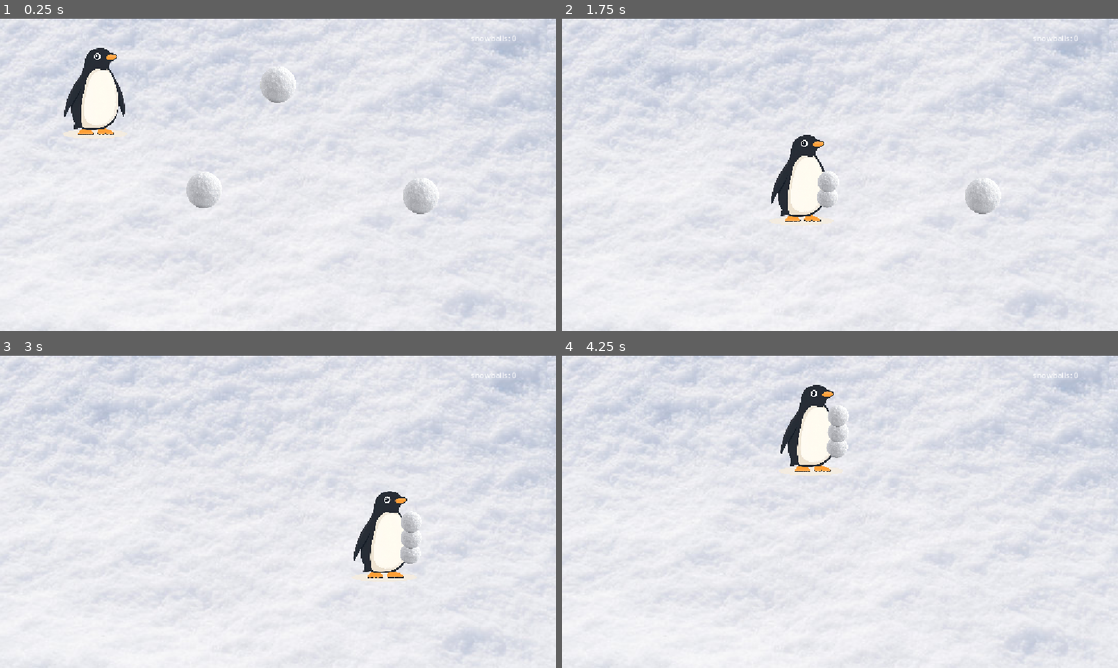
Above: before the commit, frames 1-4 (two rows, left to right).
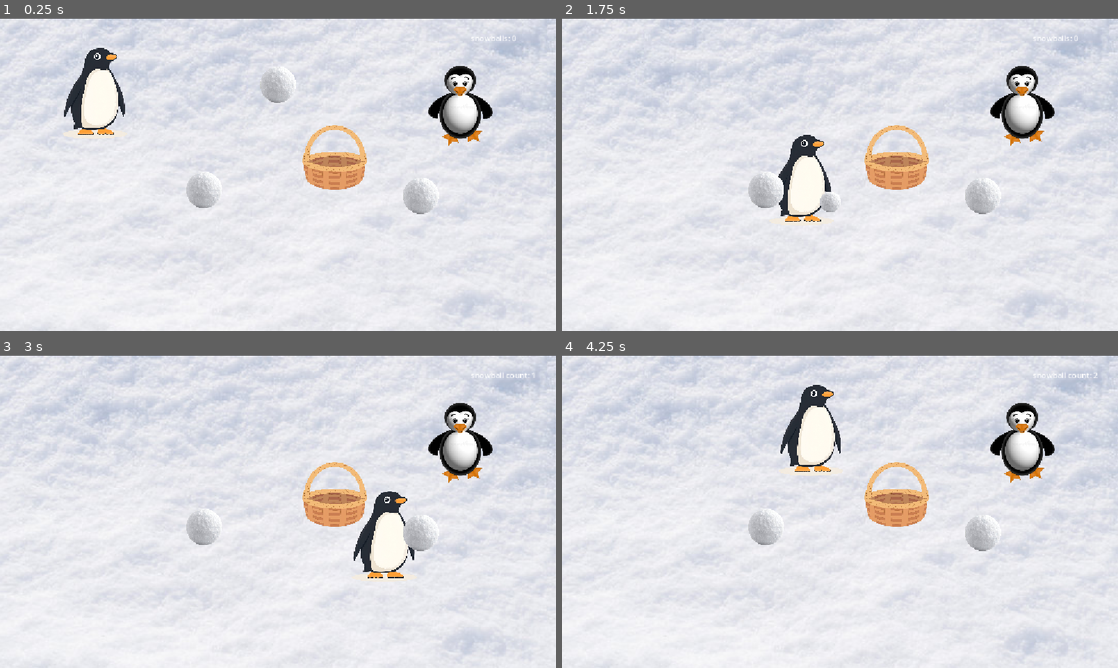
Above: after the commit, the same moments.

Repository: spaniker/snowglobe
Game: Godot game, scene res://main.tscn
The game is run twice, just before and just after one commit, with the same random seed, the same clock (stepped at 60 frames per second) and the same inputs.
Inputs:
- Up to frame 1 (0.25 s): no input
- Up to frame 2 (1.75 s): tap Enter at 0.5 s; hold Right (ui_right) 0.53-1.28 s; hold Down (ui_down) from 1.28 s (still down)
- Up to frame 3 (3 s): release Down (ui_down) at 2.03 s; hold Right (ui_right) 2.03-2.78 s; hold Up (ui_up) from 2.78 s (still down)
- Up to frame 4 (4.25 s): release Up (ui_up) at 3.53 s; hold Left (ui_left) from 3.53 s (still down)

The runs differ from the first frame. In frame 1, 2.9% of the frame differs, in the area x 54-89%, y 15-55%; in frame 2, 3.6%; in frame 3, 3.8%; in frame 4, 4.1%, in the area x 33-97%, y 5-63%.

Commit message:
Emergency folder something + add proj files
2 player no throwing

Diff:
--- /dev/null
+++ b/EMERGENCY/icon.svg
@@ -0,0 +1 @@
+<svg xmlns="http://www.w3.org/2000/svg" width="128" height="128"><rect width="124" height="124" x="2" y="2" fill="#363d52" stroke="#212532" stroke-width="4" rx="14"/><g fill="#fff" transform="translate(12.322 12.322)scale(.101)"><path d="M105 673v33q407 354 814 0v-33z"/><path fill="#478cbf" d="m105 673 152 14q12 1 15 14l4 67 132 10 8-61q2-11 15-15h162q13 4 15 15l8 61 132-10 4-67q3-13 15-14l152-14V427q30-39 56-81-35-59-83-108-43 20-82 47-40-37-88-64 7-51 8-102-59-28-123-42-26 43-46 89-49-7-98 0-20-46-46-89-64 14-123 42 1 51 8 102-48 27-88 64-39-27-82-47-48 49-83 108 26 42 56 81zm0 33v39c0 276 813 276 814 0v-39l-134 12-5 69q-2 10-14 13l-162 11q-12 0-16-11l-10-65H446l-10 65q-4 11-16 11l-162-11q-12-3-14-13l-5-69z"/><path d="M483 600c0 34 58 34 58 0v-86c0-34-58-34-58 0z"/><circle cx="725" cy="526" r="90"/><circle cx="299" cy="526" r="90"/></g><g fill="#414042" transform="translate(12.322 12.322)scale(.101)"><circle cx="307" cy="532" r="60"/><circle cx="717" cy="532" r="60"/></g></svg>
--- /dev/null
+++ b/EMERGENCY/main.tscn
@@ -0,0 +1,88 @@
+[gd_scene format=3 uid="uid://c8b2wnsc2cwoe"]
+
+[ext_resource type="Script" uid="uid://c08f0w5fg563f" path="res://player.gd" id="1_0xm2m"]
+[ext_resource type="Texture2D" uid="uid://p33ytvr6m1ke" path="res://snowBackground.jpg" id="1_7mycd"]
+[ext_resource type="Texture2D" uid="uid://dc6nj7wk1br1i" path="res://penguin.webp" id="1_ig7tw"]
+[ext_resource type="Texture2D" uid="uid://b87qfuwe6ykr2" path="res://snowball.png" id="3_h2yge"]
+[ext_resource type="PackedScene" uid="uid://ckihe2dax3rjm" path="res://snowball.tscn" id="4_1bvp3"]
+
+[sub_resource type="CapsuleShape2D" id="CapsuleShape2D_1bvp3"]
+radius = 73.0
+height = 445.83447
+
+[node name="Node2D" type="Node2D" unique_id=2110419258]
+
+[node name="Sprite2D" type="Sprite2D" parent="." unique_id=724129610]
+position = Vector2(578.5, 343.5)
+scale = Vector2(2.15, 1.8972223)
+texture = ExtResource("1_7mycd")
+
+[node name="Player" type="CharacterBody2D" parent="." unique_id=959422412]
+position = Vector2(-230, -82)
+script = ExtResource("1_0xm2m")
+
+[node name="Sprite2D" type="Sprite2D" parent="Player" unique_id=714545535]
+position = Vector2(432.00006, 234)
+scale = Vector2(0.244, 0.25)
+texture = ExtResource("1_ig7tw")
+
+[node name="PickupArea" type="Area2D" parent="Player" unique_id=1639901760 groups=["snowball"]]
+position = Vector2(-1, -2)
+
+[node name="CollisionShape2D" type="CollisionShape2D" parent="Player/PickupArea" unique_id=691489953]
+position = Vector2(431, 240)
+scale = Vector2(1, -0.47999883)
+shape = SubResource("CapsuleShape2D_1bvp3")
+
+[node name="SnowballOne" type="Sprite2D" parent="Player" unique_id=1320167316]
+visible = false
+position = Vector2(486, 283)
+scale = Vector2(0.1, 0.1)
+texture = ExtResource("3_h2yge")
+
+[node name="SnowballTwo" type="Sprite2D" parent="Player" unique_id=1507512641]
+visible = false
+position = Vector2(479.99997, 272.99997)
+scale = Vector2(0.1, 0.1)
+texture = ExtResource("3_h2yge")
+
+[node name="SnowballTwo" type="Sprite2D" parent="Player/SnowballTwo" unique_id=1844535936]
+position = Vector2(20.000336, -319.9997)
+scale = Vector2(1, 1.02)
+texture = ExtResource("3_h2yge")
+
+[node name="SnowballThree" type="Sprite2D" parent="Player" unique_id=290720126]
+visible = false
+position = Vector2(479.99997, 272.99997)
+scale = Vector2(0.1, 0.1)
+texture = ExtResource("3_h2yge")
+
+[node name="SnowballTwo" type="Sprite2D" parent="Player/SnowballThree" unique_id=959197155]
+position = Vector2(20.000336, -319.9997)
+scale = Vector2(1, 1.02)
+texture = ExtResource("3_h2yge")
+
+[node name="SnowballTwo" type="Sprite2D" parent="Player/SnowballThree/SnowballTwo" unique_id=1252766547]
+position = Vector2(3.2424927e-05, -323.52942)
+scale = Vector2(1, 1.02)
+texture = ExtResource("3_h2yge")
+
+[node name="CanvasLayer" type="CanvasLayer" parent="Player" unique_id=1669607031]
+
+[node name="SnowballCountDisplay" type="Label" parent="Player/CanvasLayer" unique_id=676164038]
+offset_left = 975.0
+offset_top = 30.0
+offset_right = 1070.0
+offset_bottom = 53.0
+text = "snowballs: 0"
+
+[node name="Snowball" parent="." unique_id=1933276526 instance=ExtResource("4_1bvp3")]
+position = Vector2(-1149, -120)
+
+[node name="Snowball2" parent="." unique_id=1083809803 instance=ExtResource("4_1bvp3")]
+position = Vector2(-853, 110)
+
+[node name="Snowball3" parent="." unique_id=325336188 instance=ExtResource("4_1bvp3")]
+position = Vector2(-1302, 98)
+
+[connection signal="area_entered" from="Player/PickupArea" to="Player" method="_on_pickup_area_area_entered"]
--- /dev/null
+++ b/EMERGENCY/new_script.gd
@@ -0,0 +1 @@
+extends Node
--- /dev/null
+++ b/EMERGENCY/player.gd
@@ -0,0 +1,26 @@
+extends CharacterBody2D
+
+var snowball_count = 0
+
+func _physics_process(delta):
+	var input_direction = Input.get_vector("ui_left", "ui_right", "ui_up", "ui_down");
+	velocity = input_direction*400
+	move_and_slide()
+
+
+func _on_pickup_area_area_entered(area: Area2D) -> void:
+	if area.is_in_group("snowball") and snowball_count == 0:
+		area.queue_free()
+		snowball_count +=1
+		$SnowballOne.visible = true
+	elif area.is_in_group("snowball") and snowball_count == 1:
+		area.queue_free()
+		$SnowballOne.visible = false
+		$SnowballTwo.visible = true
+		snowball_count +=1
+	elif area.is_in_group("snowball") and snowball_count == 2:
+		area.queue_free()
+		$SnowballOne.visible = false
+		$SnowballTwo.visible = false
+		$SnowballThree.visible = true
+		snowball_count +=1
--- /dev/null
+++ b/EMERGENCY/project.godot
@@ -0,0 +1,35 @@
+; Engine configuration file.
+; It's best edited using the editor UI and not directly,
+; since the parameters that go here are not all obvious.
+;
+; Format:
+;   [section] ; section goes between []
+;   param=value ; assign values to parameters
+
+config_version=5
+
+[application]
+
+config/name="freeze2"
+run/main_scene="uid://c8b2wnsc2cwoe"
+config/features=PackedStringArray("4.7", "Forward Plus")
+config/icon="res://icon.svg"
+
+[display]
+
+window/stretch/mode="canvas_items"
+window/stretch/aspect="expand"
+
+[global_group]
+
+snowball=""
+basket=""
+
+[physics]
+
+3d/physics_engine="Jolt Physics"
+
+[rendering]
+
+rendering_device/driver.windows="d3d12"
+renderer/rendering_method="gl_compatibility"
--- /dev/null
+++ b/EMERGENCY/snowball.tscn
@@ -0,0 +1,18 @@
+[gd_scene format=3 uid="uid://ckihe2dax3rjm"]
+
+[ext_resource type="Texture2D" uid="uid://b87qfuwe6ykr2" path="res://snowball.png" id="1_srvs4"]
+
+[sub_resource type="CircleShape2D" id="CircleShape2D_b1g8g"]
+radius = 144.88617
+
+[node name="Snowball" type="Area2D" unique_id=1933276526 groups=["snowball"]]
+
+[node name="Sprite2D" type="Sprite2D" parent="." unique_id=1521423600]
+position = Vector2(1725.0001, 258.00003)
+scale = Vector2(0.1706674, 0.1747419)
+texture = ExtResource("1_srvs4")
+
+[node name="CollisionShape2D" type="CollisionShape2D" parent="." unique_id=1259706680]
+position = Vector2(1725, 258)
+scale = Vector2(0.25, 0.25)
+shape = SubResource("CircleShape2D_b1g8g")
--- a/main.tscn
+++ b/main.tscn
@@ -3,12 +3,22 @@
 [ext_resource type="Script" uid="uid://c08f0w5fg563f" path="res://player.gd" id="1_0xm2m"]
 [ext_resource type="Texture2D" uid="uid://p33ytvr6m1ke" path="res://snowBackground.jpg" id="1_7mycd"]
 [ext_resource type="Texture2D" uid="uid://dc6nj7wk1br1i" path="res://penguin.webp" id="1_ig7tw"]
+[ext_resource type="Texture2D" uid="uid://coufn4uuadqsq" path="res://basket.png" id="1_lquwl"]
 [ext_resource type="Texture2D" uid="uid://b87qfuwe6ykr2" path="res://snowball.png" id="3_h2yge"]
 [ext_resource type="PackedScene" uid="uid://ckihe2dax3rjm" path="res://snowball.tscn" id="4_1bvp3"]
+[ext_resource type="Script" uid="uid://cmq0yswtkn4l7" path="res://player_2.gd" id="7_5vw27"]
+[ext_resource type="Texture2D" uid="uid://c8tb4vawf11vd" path="res://penguin (1).png" id="8_kek77"]
+
+[sub_resource type="CircleShape2D" id="CircleShape2D_b1g8g"]
+radius = 206.80084
 
 [sub_resource type="CapsuleShape2D" id="CapsuleShape2D_1bvp3"]
 radius = 73.0
 height = 445.83447
+
+[sub_resource type="CapsuleShape2D" id="CapsuleShape2D_xvnu6"]
+radius = 82.0
+height = 232.0
 
 [node name="Node2D" type="Node2D" unique_id=2110419258]
 
@@ -16,6 +26,19 @@
 position = Vector2(578.5, 343.5)
 scale = Vector2(2.15, 1.8972223)
 texture = ExtResource("1_7mycd")
+
+[node name="Basket" type="Area2D" parent="." unique_id=402363079 groups=["basket"]]
+position = Vector2(-230, -82)
+
+[node name="CollisionShape2D" type="CollisionShape2D" parent="Basket" unique_id=1276431112]
+position = Vector2(924, 371.2)
+scale = Vector2(0.3, 0.24172662)
+shape = SubResource("CircleShape2D_b1g8g")
+
+[node name="Sprite2D" type="Sprite2D" parent="Basket" unique_id=142985365]
+position = Vector2(923, 371.2)
+scale = Vector2(0.3, 0.24172662)
+texture = ExtResource("1_lquwl")
 
 [node name="Player" type="CharacterBody2D" parent="." unique_id=959422412]
 position = Vector2(-230, -82)
@@ -34,37 +57,10 @@
 scale = Vector2(1, -0.47999883)
 shape = SubResource("CapsuleShape2D_1bvp3")
 
-[node name="SnowballOne" type="Sprite2D" parent="Player" unique_id=1320167316]
+[node name="HeldSnowball" type="Sprite2D" parent="Player" unique_id=1320167316]
 visible = false
 position = Vector2(486, 283)
 scale = Vector2(0.1, 0.1)
-texture = ExtResource("3_h2yge")
-
-[node name="SnowballTwo" type="Sprite2D" parent="Player" unique_id=1507512641]
-visible = false
-position = Vector2(479.99997, 272.99997)
-scale = Vector2(0.1, 0.1)
-texture = ExtResource("3_h2yge")
-
-[node name="SnowballTwo" type="Sprite2D" parent="Player/SnowballTwo" unique_id=1844535936]
-position = Vector2(20.000336, -319.9997)
-scale = Vector2(1, 1.02)
-texture = ExtResource("3_h2yge")
-
-[node name="SnowballThree" type="Sprite2D" parent="Player" unique_id=290720126]
-visible = false
-position = Vector2(479.99997, 272.99997)
-scale = Vector2(0.1, 0.1)
-texture = ExtResource("3_h2yge")
-
-[node name="SnowballTwo" type="Sprite2D" parent="Player/SnowballThree" unique_id=959197155]
-position = Vector2(20.000336, -319.9997)
-scale = Vector2(1, 1.02)
-texture = ExtResource("3_h2yge")
-
-[node name="SnowballTwo" type="Sprite2D" parent="Player/SnowballThree/SnowballTwo" unique_id=1252766547]
-position = Vector2(3.2424927e-05, -323.52942)
-scale = Vector2(1, 1.02)
 texture = ExtResource("3_h2yge")
 
 [node name="CanvasLayer" type="CanvasLayer" parent="Player" unique_id=1669607031]
@@ -76,6 +72,28 @@
 offset_bottom = 53.0
 text = "snowballs: 0"
 
+[node name="Player2" type="CharacterBody2D" parent="." unique_id=1414740980]
+script = ExtResource("7_5vw27")
+
+[node name="Sprite2D" type="Sprite2D" parent="Player2" unique_id=714084444]
+position = Vector2(954, 182)
+scale = Vector2(0.46706587, 0.4311164)
+texture = ExtResource("8_kek77")
+
+[node name="PickupArea" type="Area2D" parent="Player2" unique_id=2046041335]
+position = Vector2(6.1035156e-05, 0)
+scale = Vector2(0.99999994, 1)
+
+[node name="CollisionShape2D" type="CollisionShape2D" parent="Player2/PickupArea" unique_id=1068230587]
+position = Vector2(956, 184)
+shape = SubResource("CapsuleShape2D_xvnu6")
+
+[node name="HeldSnowball" type="Sprite2D" parent="Player2/PickupArea" unique_id=2063569603]
+visible = false
+position = Vector2(1002.0001, 206.00003)
+scale = Vector2(0.05599998, 0.054000065)
+texture = ExtResource("3_h2yge")
+
 [node name="Snowball" parent="." unique_id=1933276526 instance=ExtResource("4_1bvp3")]
 position = Vector2(-1149, -120)
 
--- a/player.gd
+++ b/player.gd
@@ -9,18 +9,11 @@
 
 
 func _on_pickup_area_area_entered(area: Area2D) -> void:
-	if area.is_in_group("snowball") and snowball_count == 0:
+	if area.is_in_group("snowball") and not $HeldSnowball.visible:
 		area.queue_free()
-		snowball_count +=1
-		$SnowballOne.visible = true
-	elif area.is_in_group("snowball") and snowball_count == 1:
-		area.queue_free()
-		$SnowballOne.visible = false
-		$SnowballTwo.visible = true
-		snowball_count +=1
-	elif area.is_in_group("snowball") and snowball_count == 2:
-		area.queue_free()
-		$SnowballOne.visible = false
-		$SnowballTwo.visible = false
-		$SnowballThree.visible = true
-		snowball_count +=1
+		$HeldSnowball.visible = true
+
+	if area.is_in_group("basket"):
+		$HeldSnowball.visible = false
+		snowball_count += 1
+		$CanvasLayer/SnowballCountDisplay.text= "snowball count: " + str(snowball_count)
--- /dev/null
+++ b/player_2.gd
@@ -0,0 +1,19 @@
+extends CharacterBody2D
+
+var snowball_count = 0
+
+func _physics_process(delta):
+	var input_direction = Input.get_vector("move_left", "move_right", "move_up", "move_down");
+	velocity = input_direction * 400
+	move_and_slide()
+
+
+func _on_pickup_area_area_entered(area: Area2D) -> void:
+	if area.is_in_group("snowball") and not $HeldSnowball.visible:
+		area.queue_free()
+		$HeldSnowball.visible = true
+
+	if area.is_in_group("basket"):
+		$HeldSnowball.visible = false
+		snowball_count += 1
+		$CanvasLayer/SnowballCountDisplay.text= "snowball count: " + str(snowball_count)
--- a/project.godot
+++ b/project.godot
@@ -25,6 +25,29 @@
 snowball=""
 basket=""
 
+[input]
+
+move_left={
+"deadzone": 0.2,
+"events": [Object(InputEventKey,"resource_local_to_scene":false,"resource_name":"","device":-1,"window_id":0,"alt_pressed":false,"shift_pressed":false,"ctrl_pressed":false,"meta_pressed":false,"pressed":false,"keycode":0,"physical_keycode":65,"key_label":0,"unicode":97,"location":0,"echo":false,"script":null)
+]
+}
+move_right={
+"deadzone": 0.2,
+"events": [Object(InputEventKey,"resource_local_to_scene":false,"resource_name":"","device":-1,"window_id":0,"alt_pressed":false,"shift_pressed":false,"ctrl_pressed":false,"meta_pressed":false,"pressed":false,"keycode":0,"physical_keycode":68,"key_label":0,"unicode":100,"location":0,"echo":false,"script":null)
+]
+}
+move_up={
+"deadzone": 0.2,
+"events": [Object(InputEventKey,"resource_local_to_scene":false,"resource_name":"","device":-1,"window_id":0,"alt_pressed":false,"shift_pressed":false,"ctrl_pressed":false,"meta_pressed":false,"pressed":false,"keycode":0,"physical_keycode":87,"key_label":0,"unicode":119,"location":0,"echo":false,"script":null)
+]
+}
+move_down={
+"deadzone": 0.2,
+"events": [Object(InputEventKey,"resource_local_to_scene":false,"resource_name":"","device":-1,"window_id":0,"alt_pressed":false,"shift_pressed":false,"ctrl_pressed":false,"meta_pressed":false,"pressed":false,"keycode":0,"physical_keycode":83,"key_label":0,"unicode":115,"location":0,"echo":false,"script":null)
+]
+}
+
 [physics]
 
 3d/physics_engine="Jolt Physics"
Binary file added: EMERGENCY/basket.png
Not shown, added: EMERGENCY/basket.png.import
Not shown, added: EMERGENCY/icon.svg.import
Not shown, added: EMERGENCY/new_script.gd.uid
Binary file added: EMERGENCY/penguin.webp
Not shown, added: EMERGENCY/penguin.webp.import
Not shown, added: EMERGENCY/player.gd.uid
Binary file added: EMERGENCY/snowBackground.jpg
Not shown, added: EMERGENCY/snowBackground.jpg.import
Binary file added: EMERGENCY/snowball.png
Not shown, added: EMERGENCY/snowball.png.import
Binary file added: penguin (1).png
(and 5 more such lines)
